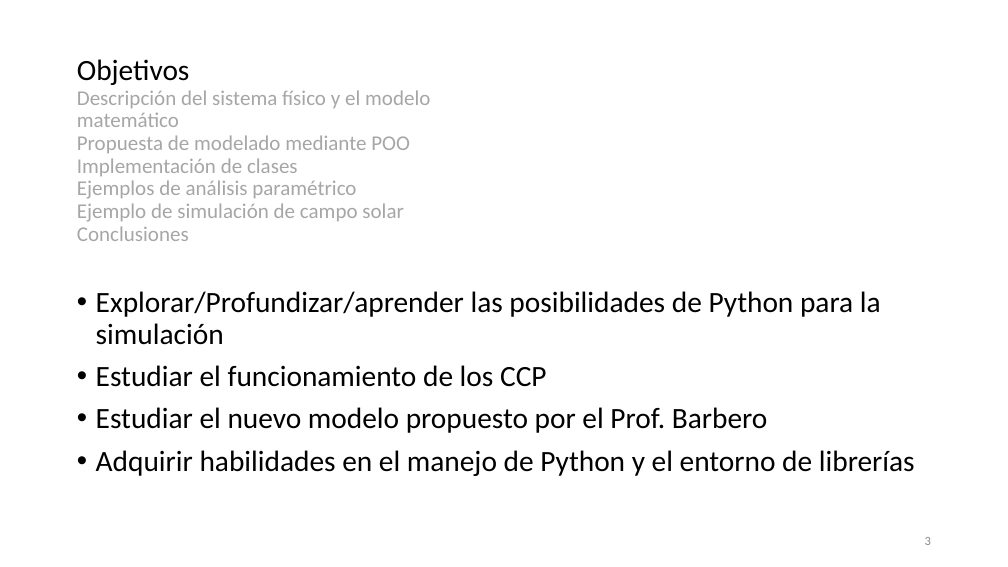
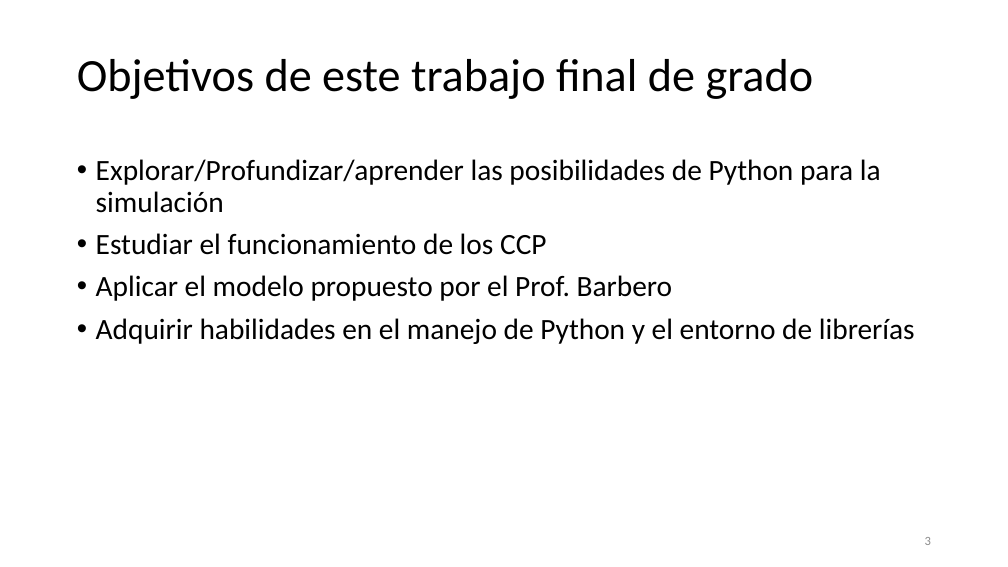
Before and after one commit to pacomunuera/csenergy-python, a slide deck: slide 3 of tfg/Simulación de concentradores cilindroparabólicos con Python 3.pptx. Drawn at 1008x567 pixels with LibreOffice and Linux fonts; fonts in the diff are those of the drawing. Boxes give left, top, right and bottom in pixels: in the first picture for what was removed or moved away, otherwise in the second. Text is boxed around its words. In the diff, an @@ line names an element or a change of style, - is before the commit and + after.

Commit message:
presentación

```diff
--- a/tfg/Simulación de concentradores cilindroparabólicos con Python 3.pptx
+++ b/tfg/Simulación de concentradores cilindroparabólicos con Python 3.pptx
@@ title at [77, 59, 814, 99]: text changed; size 20 to 44 pt; text colour #A6A6A6 to #000000 @@
-Objetivos
-Descripción del sistema físico y el modelo matemático
-Propuesta de modelado mediante POO
-Implementación de clases
-Ejemplos de análisis paramétrico
-Ejemplo de simulación de campo solar
-Conclusiones
+Objetivos de este trabajo final de grado
@@ text "Explorar/Profundizar/aprender las posibilidades de Python ...": place and size @@
-text "Explorar/Profundizar/aprender las posibilidades de Python ..." at [96, 291, 915, 476]
+text "Explorar/Profundizar/aprender las posibilidades de Python ..." at [96, 159, 915, 344]
@@ text at [96, 275, 673, 301]: text changed @@
-• Estudiar el nuevo modelo propuesto por el Prof. Barbero
+• Aplicar el modelo propuesto por el Prof. Barbero
```
Also in this commit, not shown: 13 other slides changed, 7 slides added, 4 slides removed, 5 other files.
